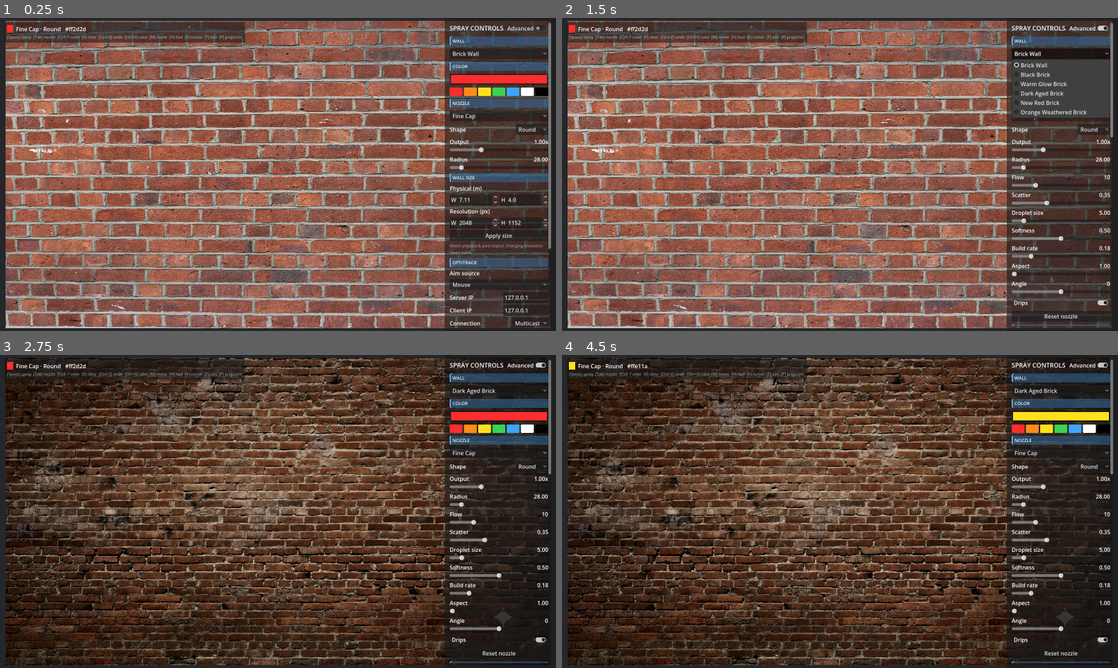
Above: before the commit, frames 1-4 (two rows, left to right).
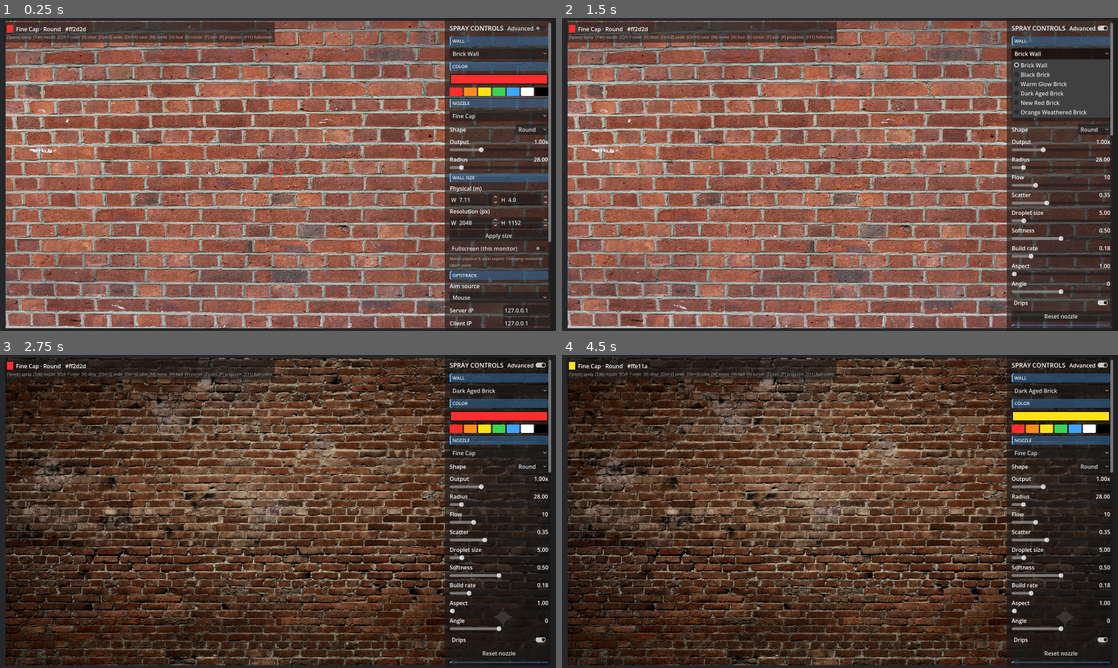
Above: after the commit, the same moments.

Repository: skynab/Brick-Wall-Spray-Paint
Game: Godot game, scene res://main.tscn
Two runs of this game, one before a commit and one after it. Both use one fixed random seed, a clock stepped at 60 frames per second and the inputs below.
Inputs (mouse positions are in pixels of both pictures, inside the frame that each line leads up to):
- Up to frame 1 (0.25 s): no input
- Up to frame 2 (1.5 s): click "Advanced" at 0.5 s; click "Brick Wall" at 1.25 s
- Up to frame 3 (2.75 s): click (455, 430) at 2.02 s
- Up to frame 4 (4.5 s): click "Dark Aged Brick" at 2.75 s; click (1034, 430) at 3.52 s; click (1045, 430) at 4.27 s

The runs differ from the first frame. In frame 1, 2.4% of the frame differs, in the area x 43-100%, y 1-99%; in frame 2, 0.4%; in frame 3, 0.3%; in frame 4, 0.3%.

Commit message:
Full screen mode.

Diff:
--- a/project.godot
+++ b/project.godot
@@ -113,6 +113,11 @@
 "events": [Object(InputEventKey,"resource_local_to_scene":false,"resource_name":"","device":-1,"window_id":0,"alt_press …(192 unchanged characters)…
 ]
 }
+toggle_fullscreen={
+"deadzone": 0.5,
+"events": [Object(InputEventKey,"resource_local_to_scene":false,"resource_name":"","device":-1,"window_id":0,"alt_pressed":false,"shift_pressed":false,"ctrl_pressed":false,"meta_pressed":false,"pressed":false,"keycode":0,"physical_keycode":4194342,"key_label":0,"unicode":0,"location":0,"echo":false,"script":null)
+]
+}
 quit={
 "deadzone": 0.5,
 "events": [Object(InputEventKey,"resource_local_to_scene":false,"resource_name":"","device":-1,"window_id":0,"alt_press …(195 unchanged characters)…
--- a/scripts/app.gd
+++ b/scripts/app.gd
@@ -72,6 +72,7 @@
 		_menu.mouse_aim_changed.connect(_on_mouse_aim_changed)
 		_menu.drips_toggled.connect(func(on): _spray.drips_enabled = on)
 		_menu.wall_dimensions_changed.connect(_on_wall_dimensions_changed)
+		_menu.fullscreen_toggled.connect(_set_fullscreen)
 		_menu.set_aim_sources(_aim_labels(), _aim_index)
 		if _wall_config != null:
 			_menu.set_wall_dimensions(_wall_config.physical_size, _wall_config.resolution)
@@ -87,6 +88,19 @@
 	get_viewport().size_changed.connect(_frame_camera)
 	_update_aim_status()
 	_report_state()
+
+
+## Borderless fullscreen on the current monitor (so the render fills the LED
+## wall) vs. a normal window. The viewport size_changed signal reframes the camera.
+func _set_fullscreen(on: bool) -> void:
+	get_window().mode = Window.MODE_FULLSCREEN if on else Window.MODE_WINDOWED
+
+
+func _toggle_fullscreen() -> void:
+	var on := get_window().mode != Window.MODE_FULLSCREEN
+	_set_fullscreen(on)
+	if _menu != null:
+		_menu.set_fullscreen(on)
 
 
 ## Position the camera so the whole wall fits the view, whatever its physical
@@ -255,6 +269,8 @@
 	if Input.is_action_just_pressed("toggle_cursor"):
 		if _cursor != null:
 			_cursor.toggle()
+	if Input.is_action_just_pressed("toggle_fullscreen"):
+		_toggle_fullscreen()
 	if Input.is_action_just_pressed("cycle_aim"):
 		if _aim_sources.size() > 1:
 			_set_aim((_aim_index + 1) % _aim_sources.size())
--- a/scripts/ui/hud.gd
+++ b/scripts/ui/hud.gd
@@ -4,7 +4,7 @@
 ## Small top-left status overlay: current nozzle + color swatch and a one-line
 ## key legend. Dismissible with [H]. Built in code.
 
-const LEGEND := "[Space] spray  [Tab] nozzle  [C]/1-7 color  [X] clear  [Ctrl+Z] undo  [Ctrl+S] save  [M] menu  [H] hud  [V] cursor  [T] aim  [P] projector"
+const LEGEND := "[Space] spray  [Tab] nozzle  [C]/1-7 color  [X] clear  [Ctrl+Z] undo  [Ctrl+S] save  [M] menu  [H] hud  [V] cursor  [T] aim  [P] projector  [F11] fullscreen"
 
 var _swatch: ColorRect
 var _state: Label
--- a/scripts/ui/side_menu.gd
+++ b/scripts/ui/side_menu.gd
@@ -18,6 +18,8 @@
 signal wall_selected(path: String)
 ## Emitted (on Apply) with the wall's physical size (m) and pixel resolution.
 signal wall_dimensions_changed(physical_size: Vector2, resolution: Vector2i)
+## Emitted when the fullscreen toggle changes.
+signal fullscreen_toggled(enabled: bool)
 ## Emitted when any vignette control changes (carries all three current values).
 signal vignette_changed(strength: float, extent: float, softness: float)
 ## Emitted when the mouse aim source's distance/pitch/yaw/roll change.
@@ -81,6 +83,7 @@
 var _phys_h: SpinBox
 var _res_w: SpinBox
 var _res_h: SpinBox
+var _fullscreen_check: CheckButton
 var _prox_value: Label
 var _status: Label
 var _sliders: Dictionary = {}       # key -> HSlider
@@ -489,6 +492,11 @@
 
 	box.add_child(_make_action_button("Apply size", _on_wall_apply))
 
+	_fullscreen_check = CheckButton.new()
+	_fullscreen_check.text = "Fullscreen (this monitor)"
+	_fullscreen_check.toggled.connect(func(on): fullscreen_toggled.emit(on))
+	box.add_child(_fullscreen_check)
+
 	var note := _make_label("Match physical & pixel aspect. Changing resolution clears paint.")
 	note.add_theme_font_size_override("font_size", 11)
 	note.autowrap_mode = TextServer.AUTOWRAP_WORD_SMART
@@ -867,6 +875,13 @@
 	)
 
 
+## Reflect the fullscreen state in the checkbox without re-emitting (e.g. when
+## toggled by the keyboard).
+func set_fullscreen(on: bool) -> void:
+	if _fullscreen_check != null:
+		_fullscreen_check.set_pressed_no_signal(on)
+
+
 ## Initialize the wall-dimension controls (no signals fired).
 func set_wall_dimensions(physical_size: Vector2, resolution: Vector2i) -> void:
 	if _phys_w != null:
Not shown, added: export_presets.cfg
Not shown, added: scripts/wall_config.gd.uid
Not shown, changed: README.md
